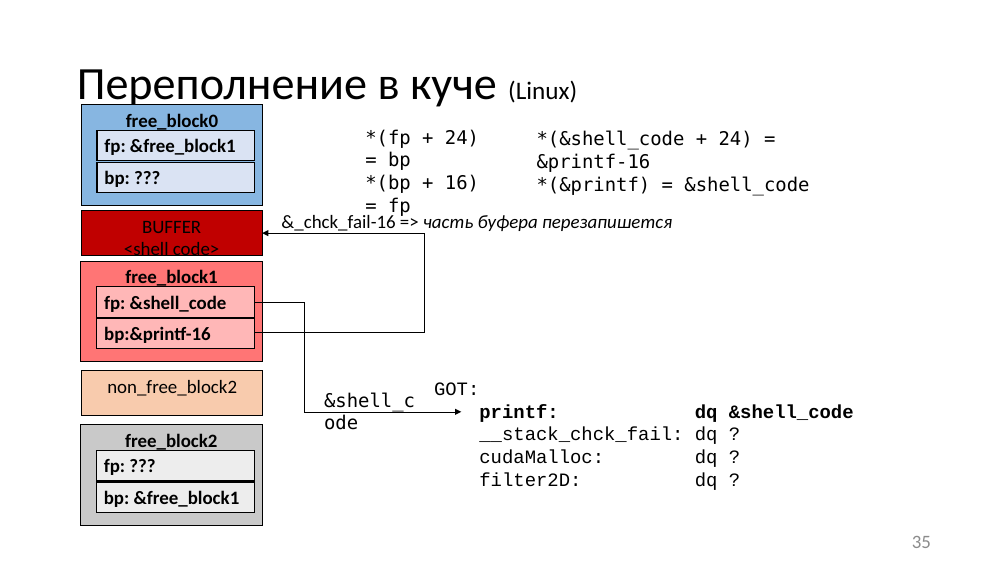
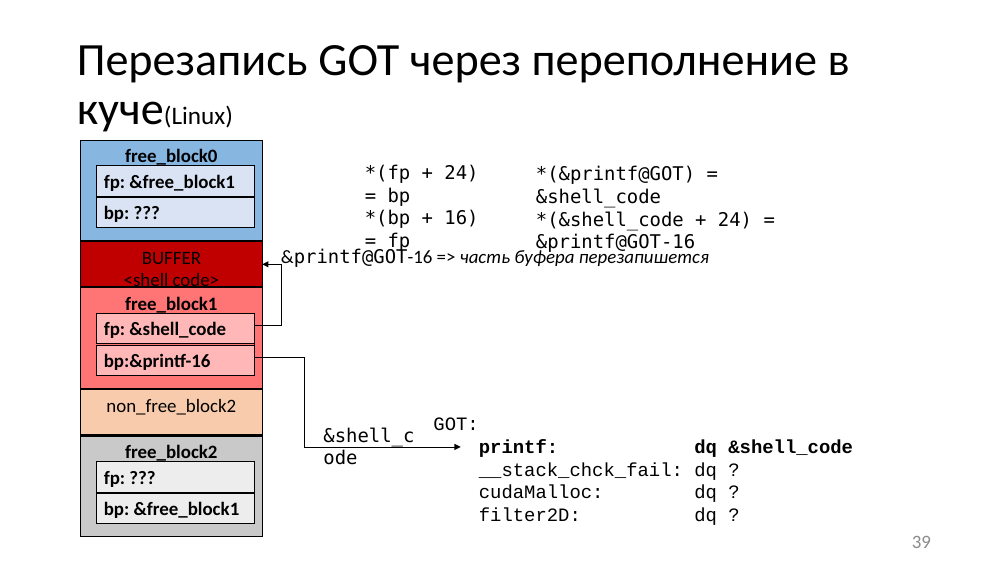
Before and after one commit to itsecd/low-level-programming, a slide deck: slide 39 of Lectures/6.Vulnerabilities/Lecture6.pptx (slide 35 before the commit). Drawn at 1008x567 pixels with LibreOffice and Linux fonts; fonts in the diff are those of the drawing. Boxes give left, top, right and bottom in pixels: in the first picture for what was removed or moved away, otherwise in the second. Text is boxed around its words. In the diff, an @@ line names an element or a change of style, - is before the commit and + after.

```diff
--- a/Lectures/6.Vulnerabilities/Lecture6.pptx
+++ b/Lectures/6.Vulnerabilities/Lecture6.pptx
@@ title at [77,45,850,132]: text changed @@
-Переполнение в куче (Linux)
+Перезапись GOT через переполнение в куче(Linux)
@@ text at [536,165,752,253]: text changed @@
-*(&shell_code + 24) = &printf-16
-*(&printf) = &shell_code
+*(&printf@GOT) = &shell_code
+*(&shell_code + 24) = &printf@GOT-16
@@ rectangle "BUFFER <shell code>": place and size @@
-rectangle "BUFFER <shell code>" at [81,210,262,256]
+rectangle "BUFFER <shell code>" at [81,242,262,287]
@@ elbow arrow moved from (255, 333) - (262, 233) to (254, 364) - (262, 265) @@
@@ text at [281,247,709,268]: text changed @@
-&_chck_fail-16 => часть буфера перезапишется
+&printf@GOT-16 => часть буфера перезапишется
@@ 3 rectangles: place and size @@
-3 rectangles at [81,261,262,361]
+3 rectangles at [81,288,262,389]
@@ elbow arrow moved from (255, 302) - (461, 412) to (254, 358) - (461, 447) @@
@@ rectangle "non_free_block2": place and size @@
-rectangle "non_free_block2" at [82,371,262,416]
+rectangle "non_free_block2" at [81,389,262,435]
@@ 3 rectangles, 3 texts: place and size @@
-3 rectangles, 3 texts at [81,105,854,490]
+3 rectangles, 3 texts at [81,140,853,525]
@@ 3 rectangles: place and size @@
-3 rectangles at [81,425,262,526]
+3 rectangles at [81,436,262,537]
@@ page number at [912,536,931,548]: text changed @@
-35
+39
```
Also in this commit, not shown: 26 other slides changed, 2 slides added, 1 slide removed, 1 other file.
